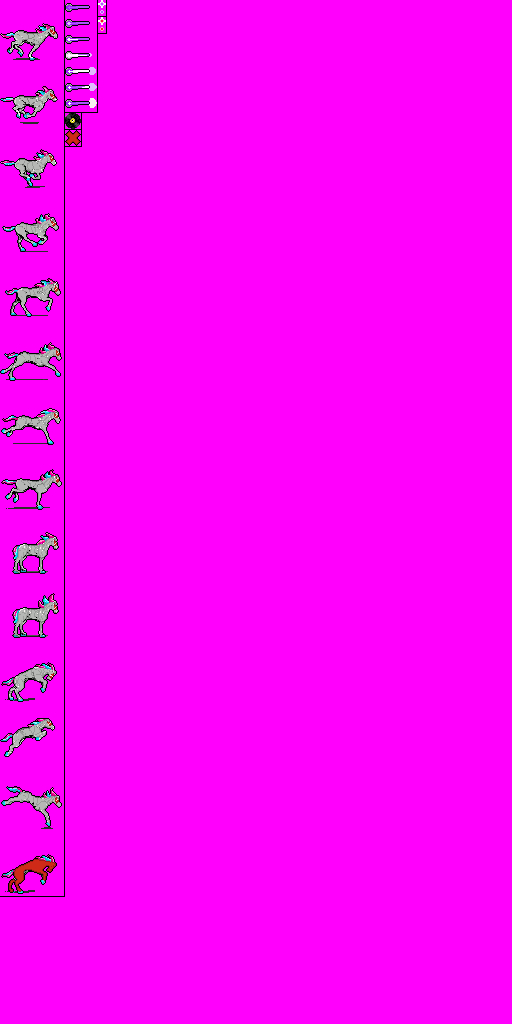
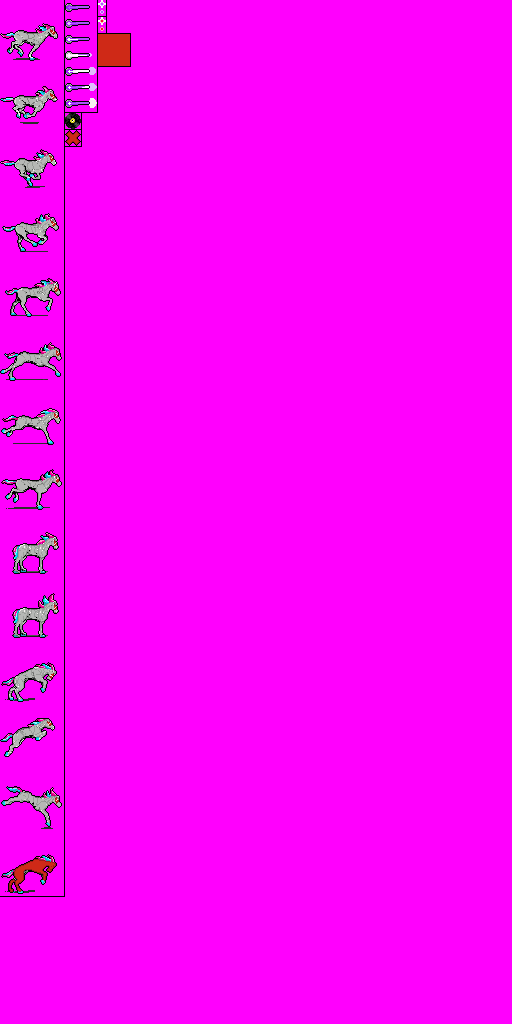
Layers edited between the first and the second 512 x 1024 image:
added layer "Horse hitbox" above "Horse hitbox area" over [98,34,130,66]
painted on "Separators" over [98,33,131,67]
